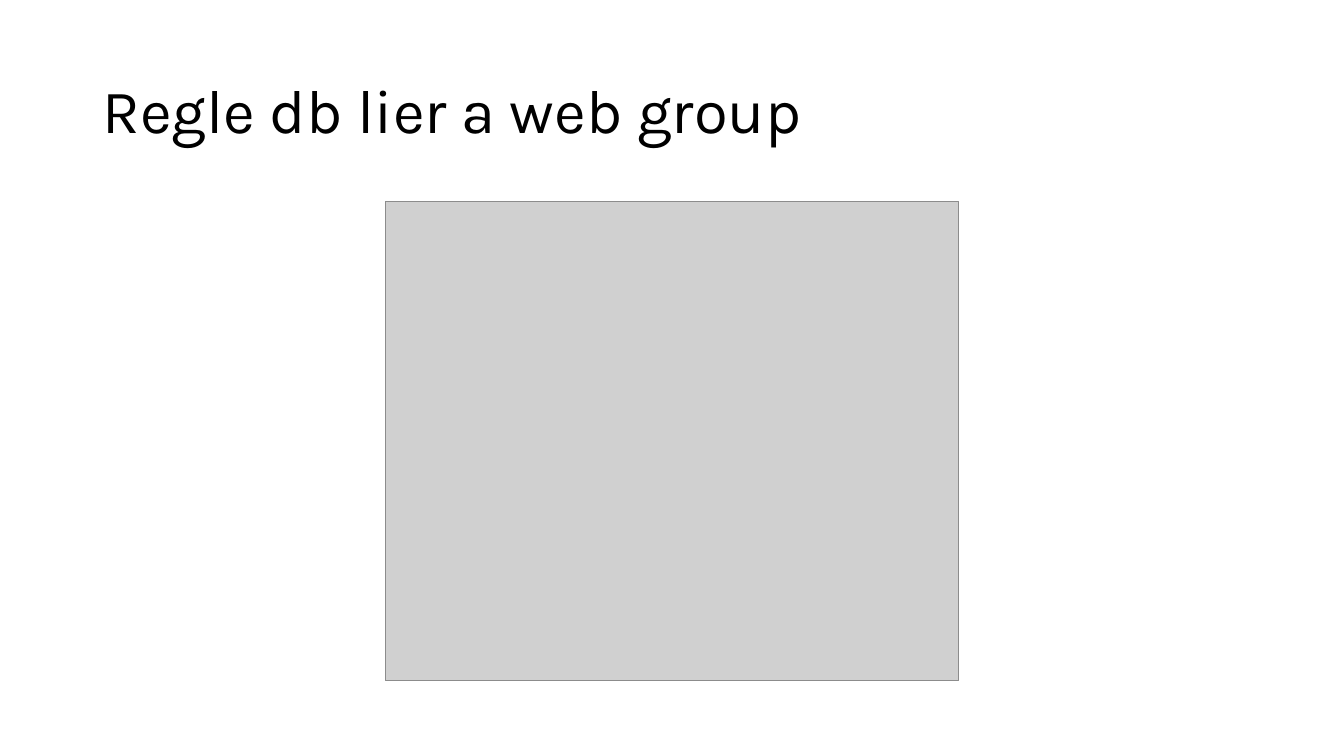
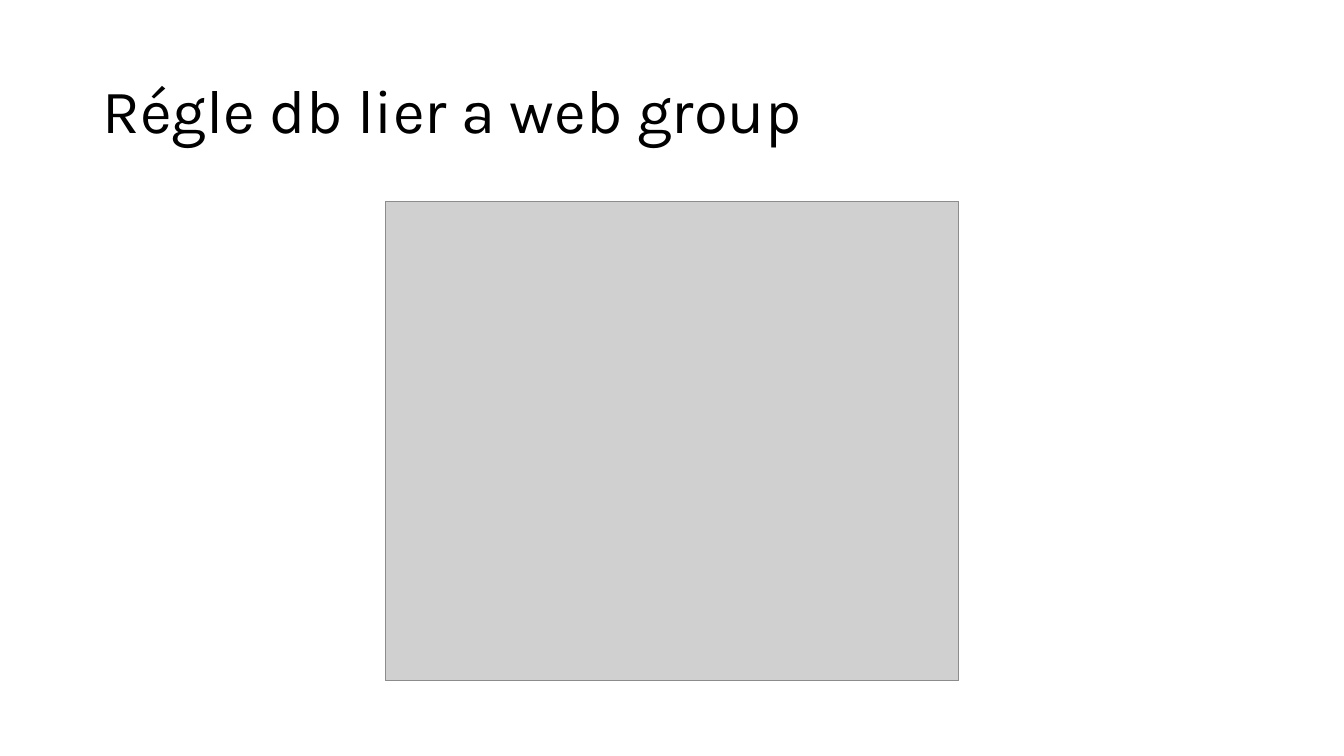
Before and after one commit to Daniel-Da-Cunha-Gomes/CloudProjet, a slide deck: slide 14 of PresentationCloud.odp. Drawn at 1344x756 pixels with LibreOffice and Linux fonts; fonts in the diff are those of the drawing; grey boxes stand for pictures. Boxes give left, top, right and bottom in pixels: in the first picture for what was removed or moved away, otherwise in the second. Text is boxed around its words. In the diff, an @@ line names an element or a change of style, - is before the commit and + after.

```diff
--- a/PresentationCloud.odp
+++ b/PresentationCloud.odp
@@ title at bbox=[102, 86, 801, 148]: text changed @@
-Regle db lier a web group
+Régle db lier a web group
```
Also in this commit, not shown: 3 slides added, 3 slides removed.
